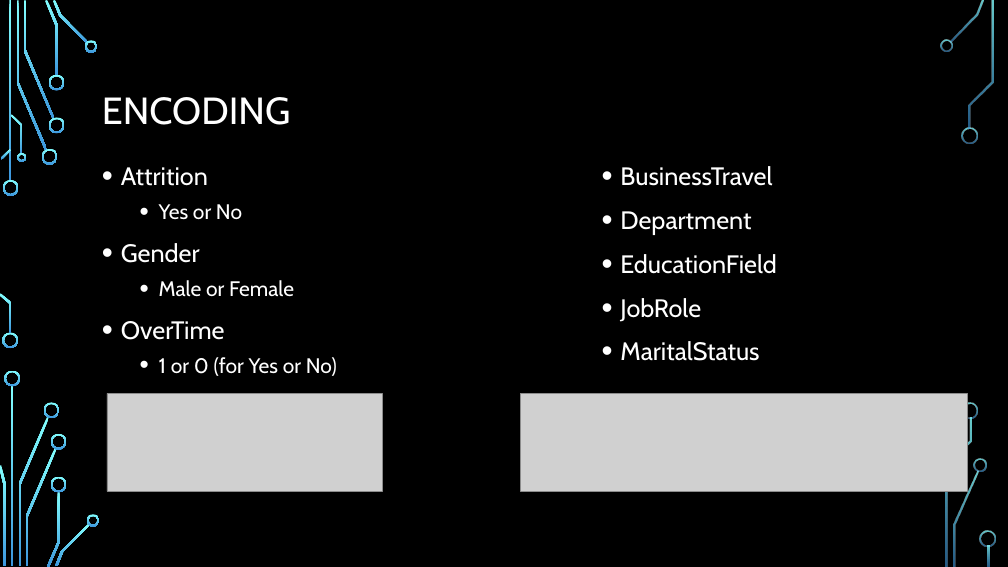
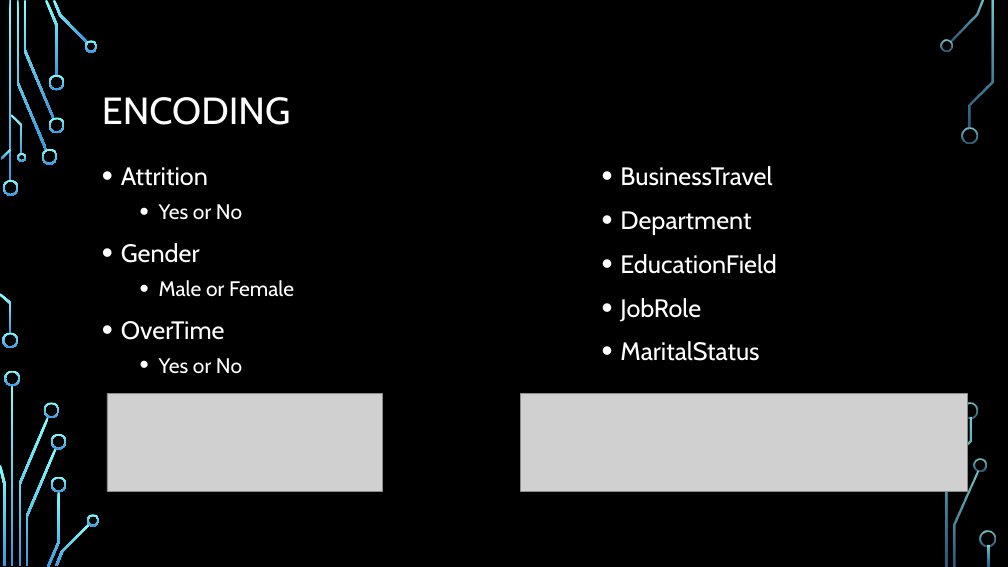
Before and after one commit to ddaniel2024/Project-4, a slide deck: slide 11 of Employee Attrition Prediction Presentation.pptx. Drawn at 1008x567 pixels with LibreOffice and Linux fonts; fonts in the diff are those of the drawing; grey boxes stand for pictures; background and template pictures are left out. Boxes give left, top, right and bottom in pixels: in the first picture for what was removed or moved away, otherwise in the second. Text is boxed around its words. In the diff, an @@ line names an element or a change of style, - is before the commit and + after.

```diff
--- a/Employee Attrition Prediction Presentation.pptx
+++ b/Employee Attrition Prediction Presentation.pptx
@@ text at (159, 358, 242, 374): text changed @@
-  • 1 or 0 (for Yes or No)
+  • Yes or No
```
Also in this commit, not shown: 12 other slides changed, 8 slides added, 8 slides removed, 10 other files.
